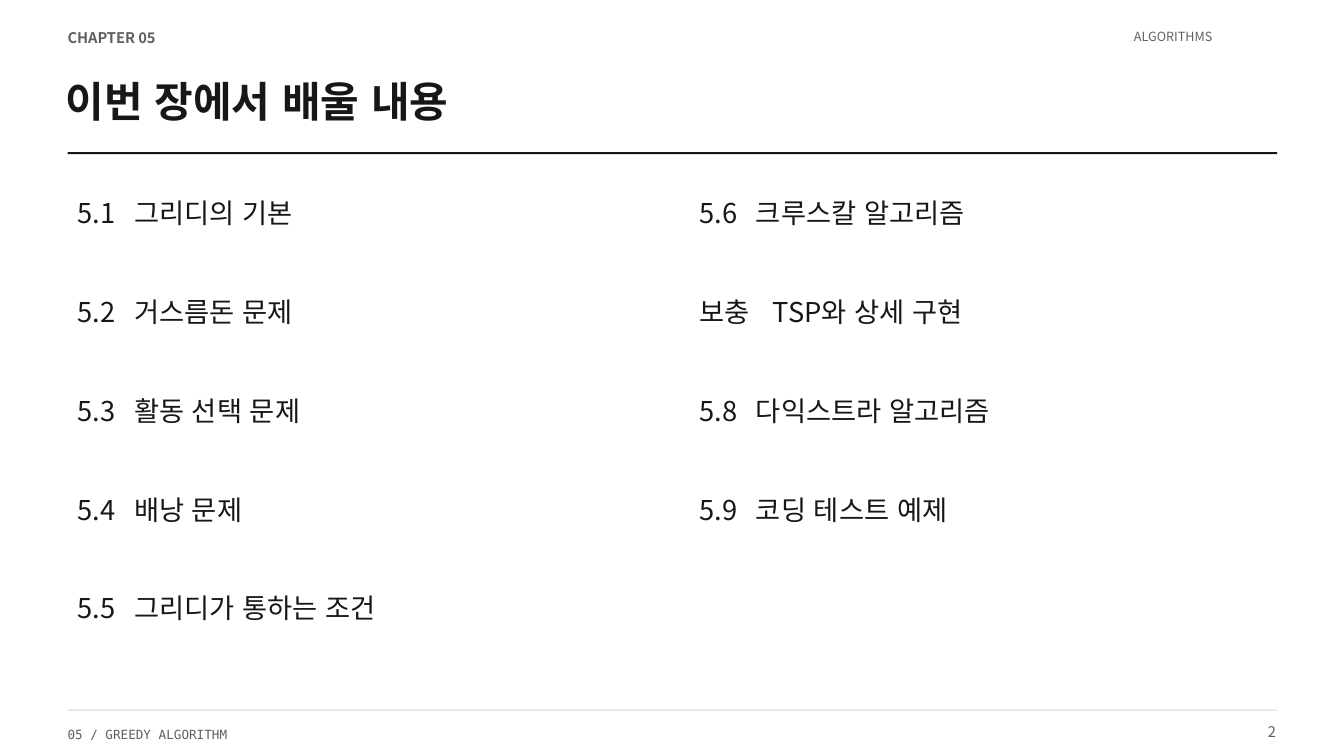
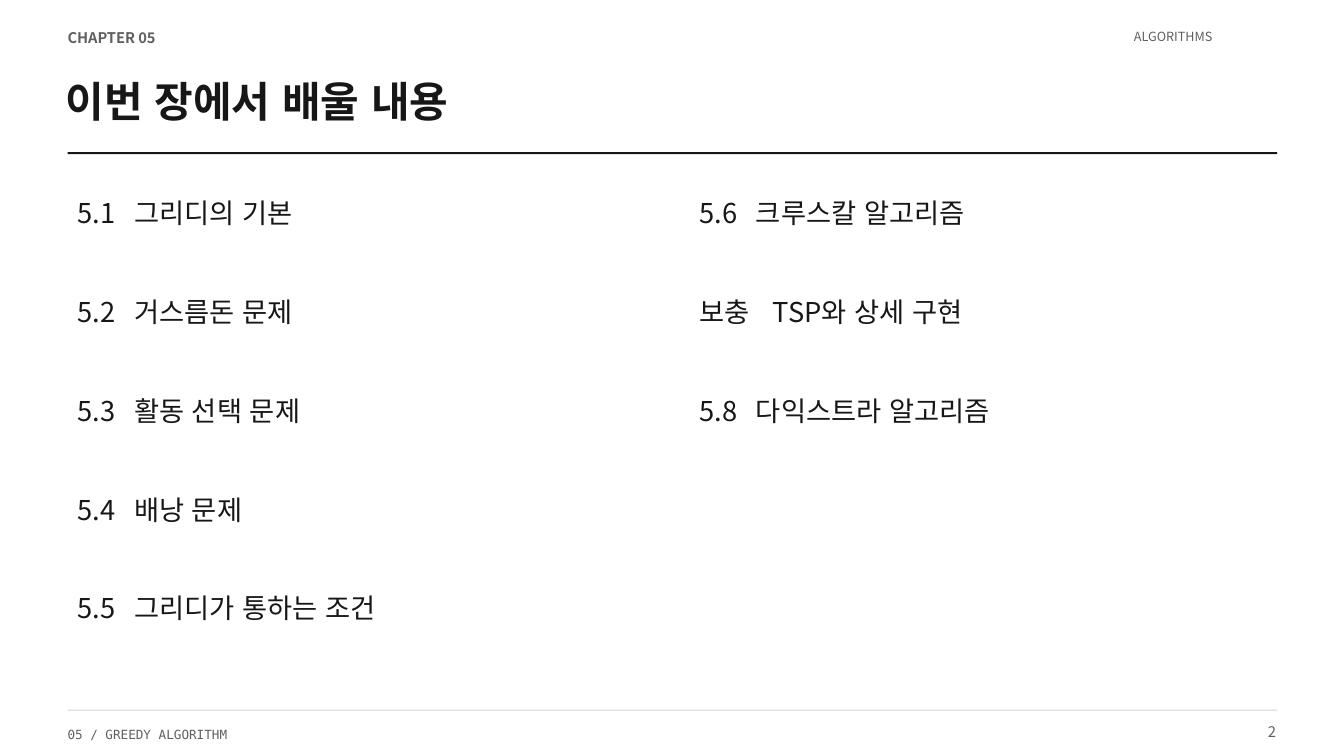
Before and after one commit to Sangdon-Park/Sangdon-Park.github.io, a slide deck: slide 2 of data/알고리즘/5장_그리디_알고리즘.pptx. Drawn at 1344x756 pixels with LibreOffice and Linux fonts; fonts in the diff are those of the drawing. Boxes give left, top, right and bottom in pixels: in the first picture for what was removed or moved away, otherwise in the second. Text is boxed around its words. In the diff, an @@ line names an element or a change of style, - is before the commit and + after.

```diff
--- a/data/알고리즘/5장_그리디_알고리즘.pptx
+++ b/data/알고리즘/5장_그리디_알고리즘.pptx
@@ text removed at <box>700,497,947,522</box> @@
-5.9 코딩 테스트 예제
```
Also in this commit, not shown: 2 other slides changed, 6 slides removed, 5 other files.
